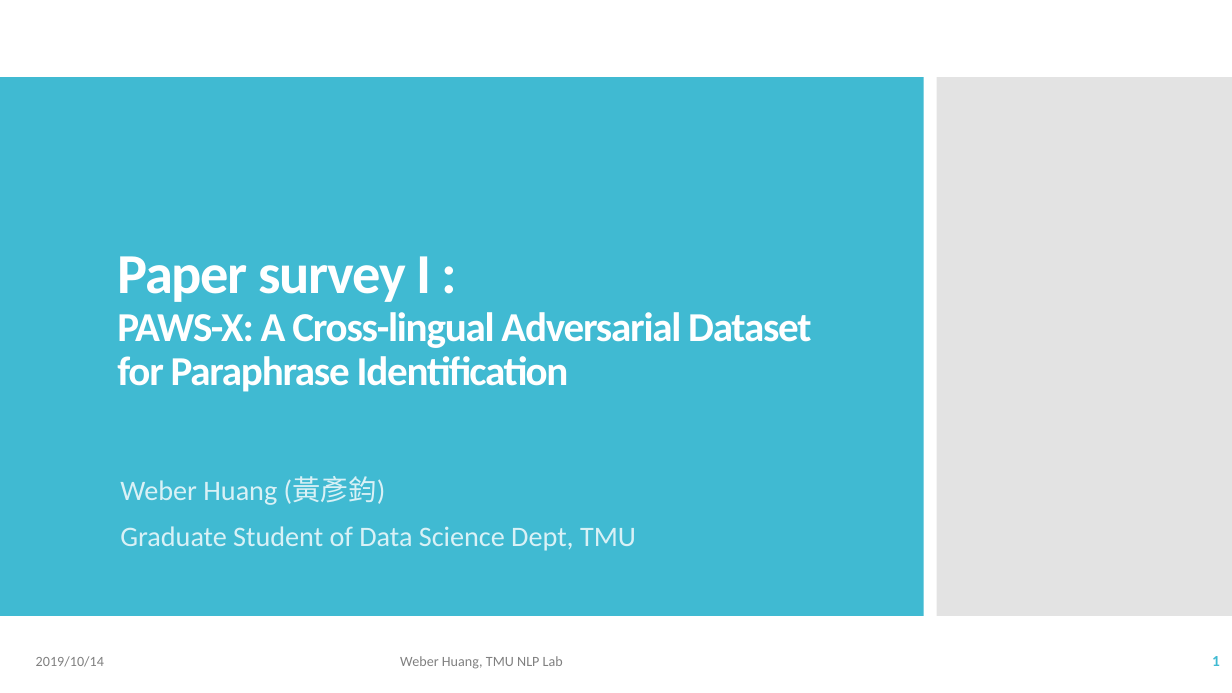
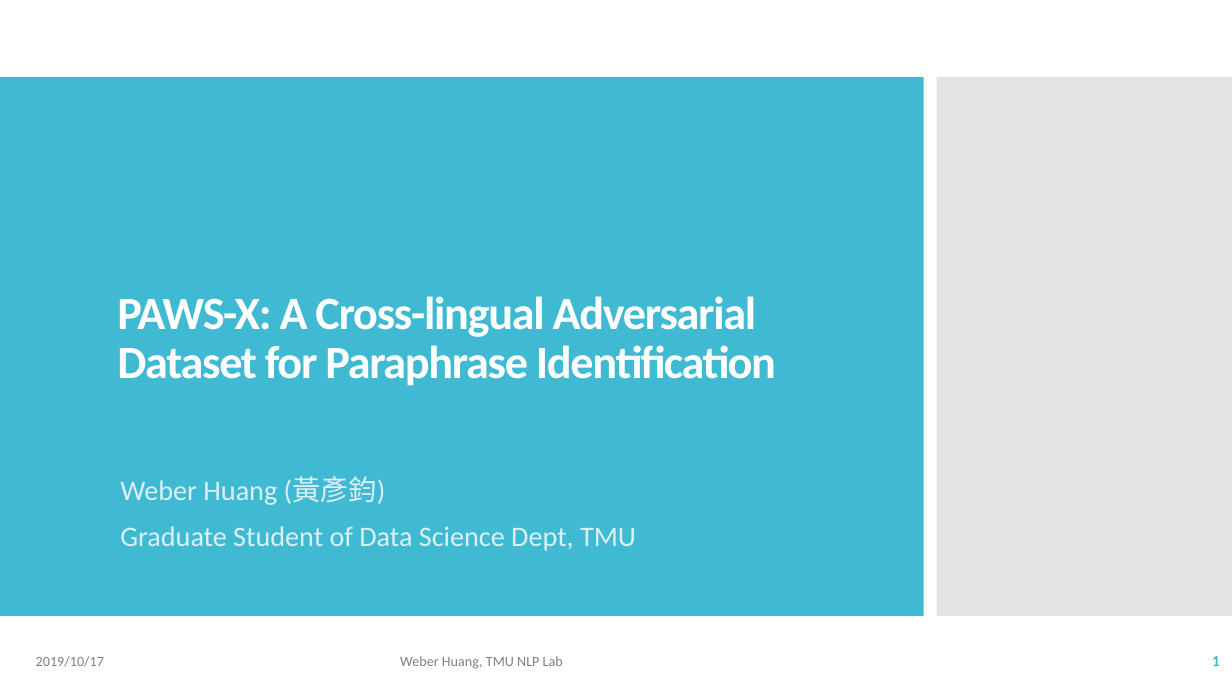
Before and after one commit to Weber12321/TMU-GIDS, a slide deck: slide 1 of Lab/Paper survey I.pptx. Drawn at 1232x693 pixels with LibreOffice and Linux fonts; fonts in the diff are those of the drawing. Boxes give left, top, right and bottom in pixels: in the first picture for what was removed or moved away, otherwise in the second. Text is boxed around its words. In the diff, an @@ line names an element or a change of style, - is before the commit and + after.

```diff
--- a/Lab/Paper survey I.pptx
+++ b/Lab/Paper survey I.pptx
@@ title at (117, 296, 776, 386): text changed; size 32 to 36 pt @@
-Paper survey I :
-PAWS-X: A Cross-lingual Adversarial Dataset for Paraphrase Identification
+PAWS-X: A Cross-lingual Adversarial Dataset for Paraphrase Identification
@@ text at (36, 656, 104, 667): text changed @@
-2019/10/14
+2019/10/17
```
Also in this commit, not shown: 10 other slides changed, 9 slides added, 1 slide removed, 6 other files.
